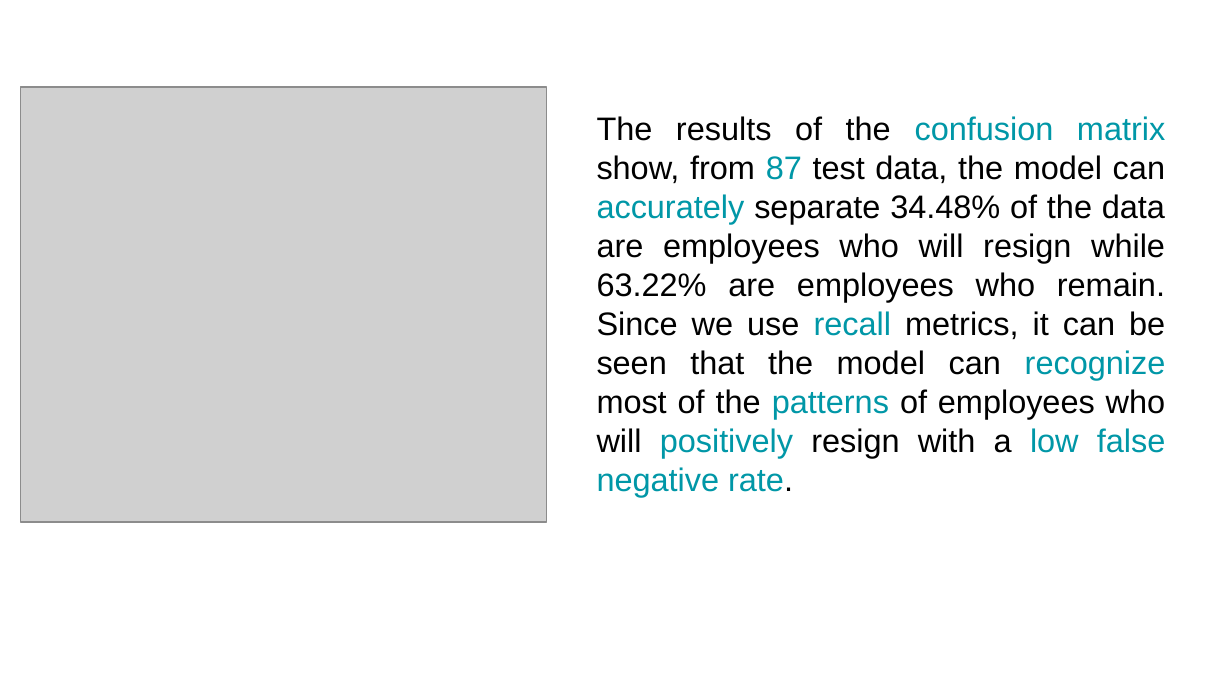
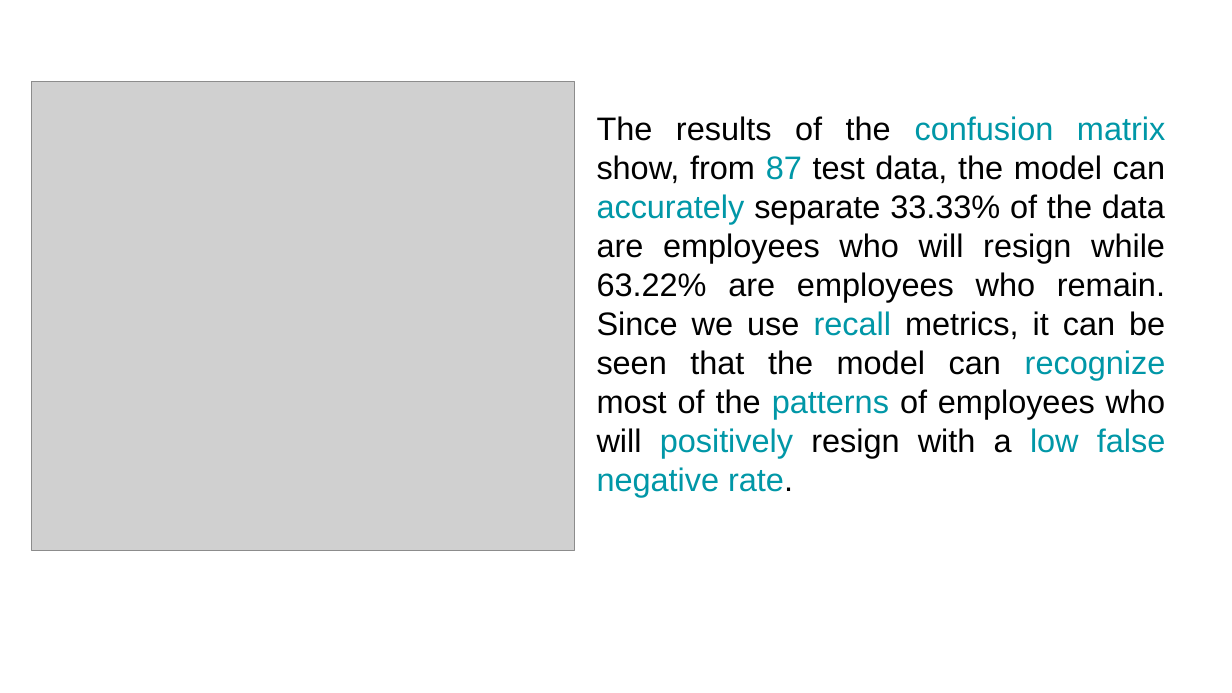
Before and after one commit to ferrysetefanus/Improving-Employee-Retention-by-Predicting-Employee-Attrition-Using-Machine-Learning, a slide deck: slide 6 of Template_Tugas_4__Improving_Employee_Retention_by_Predicting_Employee_Attrition_Using_Machine_Learning-a80598e0-2e84-49f5-aafb-c55d869fd071.pptx. Drawn at 1232x693 pixels with LibreOffice and Linux fonts; fonts in the diff are those of the drawing; grey boxes stand for pictures; background and template pictures are left out. Boxes give left, top, right and bottom in pixels: in the first picture for what was removed or moved away, otherwise in the second. Text is boxed around its words. In the diff, an @@ line names an element or a change of style, - is before the commit and + after.

```diff
--- a/Template_Tugas_4__Improving_Employee_Retention_by_Predicting_Employee_Attrition_Using_Machine_Learning-a80598e0-2e84-49f5-aafb-c55d869fd071.pptx
+++ b/Template_Tugas_4__Improving_Employee_Retention_by_Predicting_Employee_Attrition_Using_Machine_Learning-a80598e0-2e84-49f5-aafb-c55d869fd071.pptx
@@ picture: place and size @@
-picture at (21,87,547,522)
+picture at (32,81,575,549)
@@ text at (597,116,1166,497): text changed @@
-The results of the confusion matrix show, from 87 test data, the model can accurately separate 34.48% of the data are employees who will resign while 63.22% are employees who remain. Since we use recall metrics, it can be seen that the model can recognize most of the patterns of employees who will positively resign with a low false negative rate.
+The results of the confusion matrix show, from 87 test data, the model can accurately separate 33.33% of the data are employees who will resign while 63.22% are employees who remain. Since we use recall metrics, it can be seen that the model can recognize most of the patterns of employees who will positively resign with a low false negative rate.
```
Also in this commit, not shown: 3 other slides changed, 1 other file.
